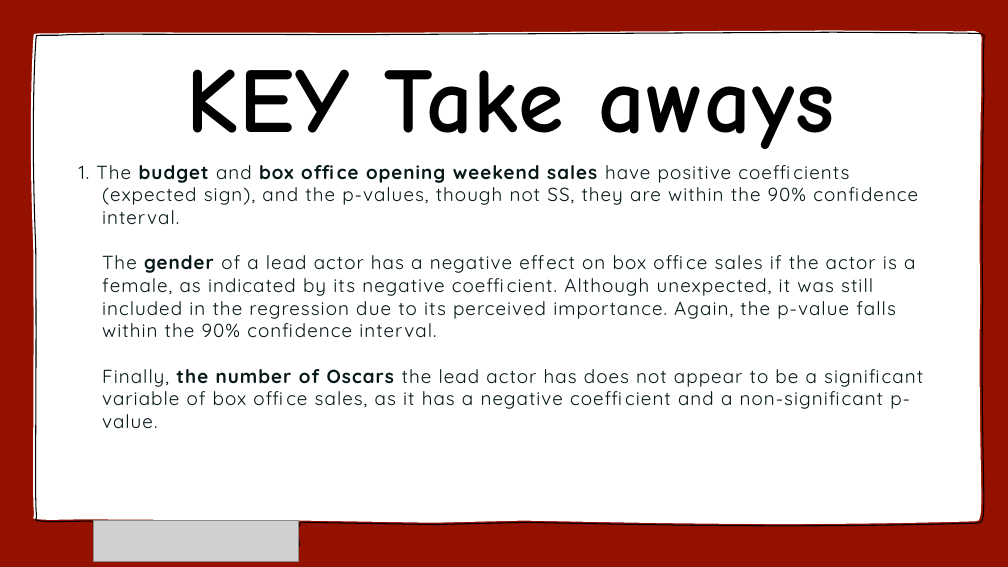
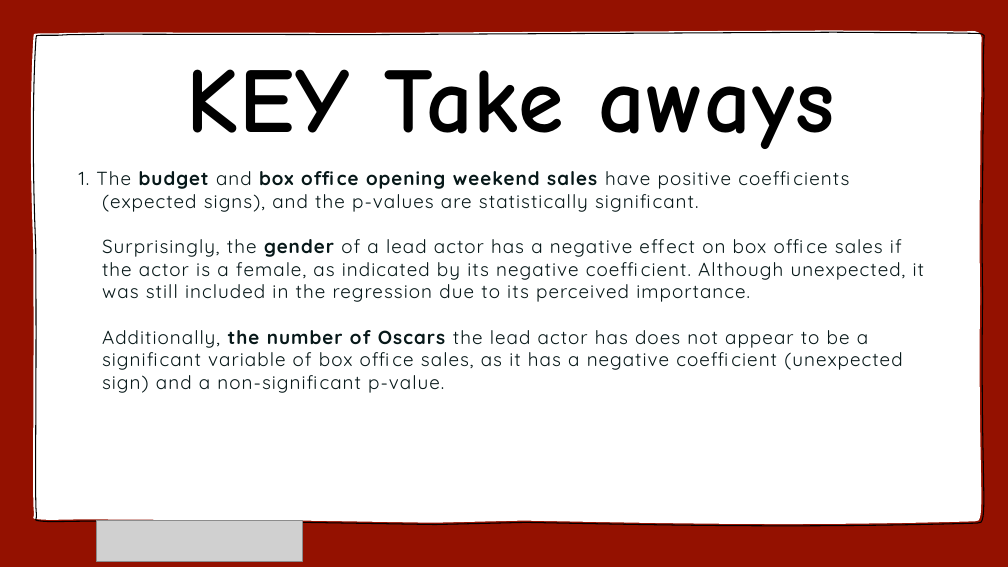
Before and after one commit to joegaff/PortfolioProjects, a slide deck: slide 9 of Box Office/Box Office Regression.pptx (slide 10 before the commit). Drawn at 1008x567 pixels with LibreOffice and Linux fonts; fonts in the diff are those of the drawing; grey boxes stand for pictures. Boxes give left, top, right and bottom in pixels: in the first picture for what was removed or moved away, otherwise in the second. Text is boxed around its words. In the diff, an @@ line names an element or a change of style, - is before the commit and + after.

```diff
--- a/Box Office/Box Office Regression.pptx
+++ b/Box Office/Box Office Regression.pptx
@@ text at [79, 171, 924, 393]: text changed @@
-1. The budget and box office opening weekend sales have positive coefficients (expected sign), and the p-values, though not SS, they are within the 90% confidence interval.
-The gender of a lead actor has a negative effect on box office sales if the actor is a female, as indicated by its negative coefficient. Although unexpected, it was still included in the regression due to its perceived importance. Again, the p-value falls within the 90% confidence interval.
-Finally, the number of Oscars the lead actor has does not appear to be a significant variable of box office sales, as it has a negative coefficient and a non-significant p-value.
+1. The budget and box office opening weekend sales have positive coefficients (expected signs), and the p-values are statistically significant.
+Surprisingly, the gender of a lead actor has a negative effect on box office sales if the actor is a female, as indicated by its negative coefficient. Although unexpected, it was still included in the regression due to its perceived importance.
+Additionally, the number of Oscars the lead actor has does not appear to be a significant variable of box office sales, as it has a negative coefficient (unexpected sign) and a non-significant p-value.
@@ picture: place and size @@
-picture at [93, 521, 299, 562]
+picture at [97, 521, 302, 562]
```
Also in this commit, not shown: 12 other slides changed.
